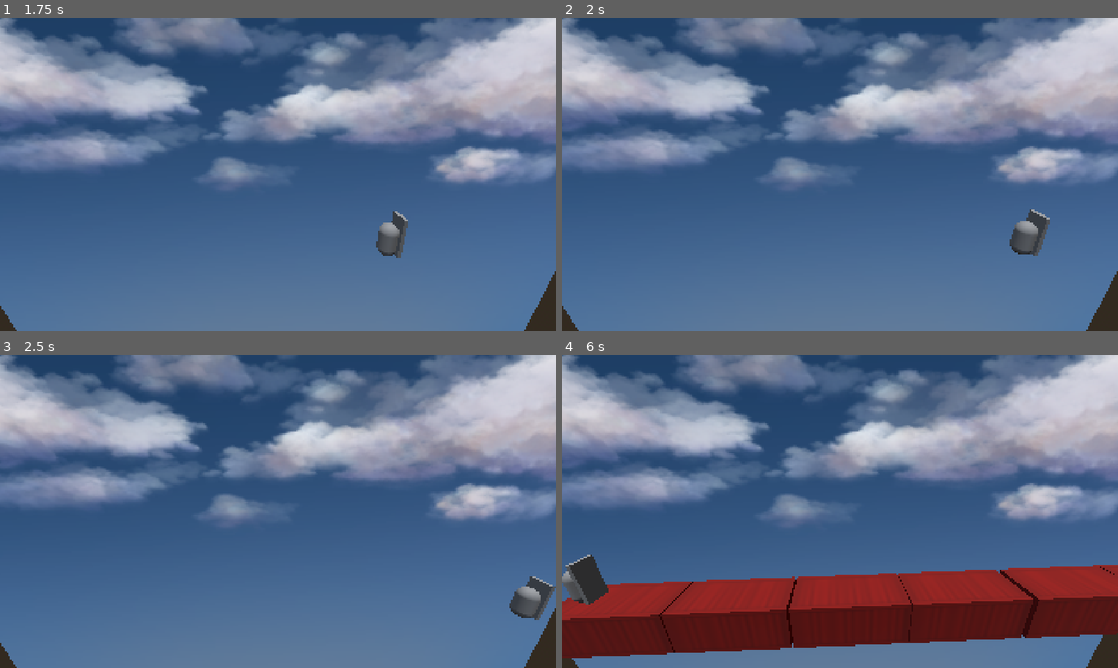
Above: before the commit, frames 1-4 (two rows, left to right).
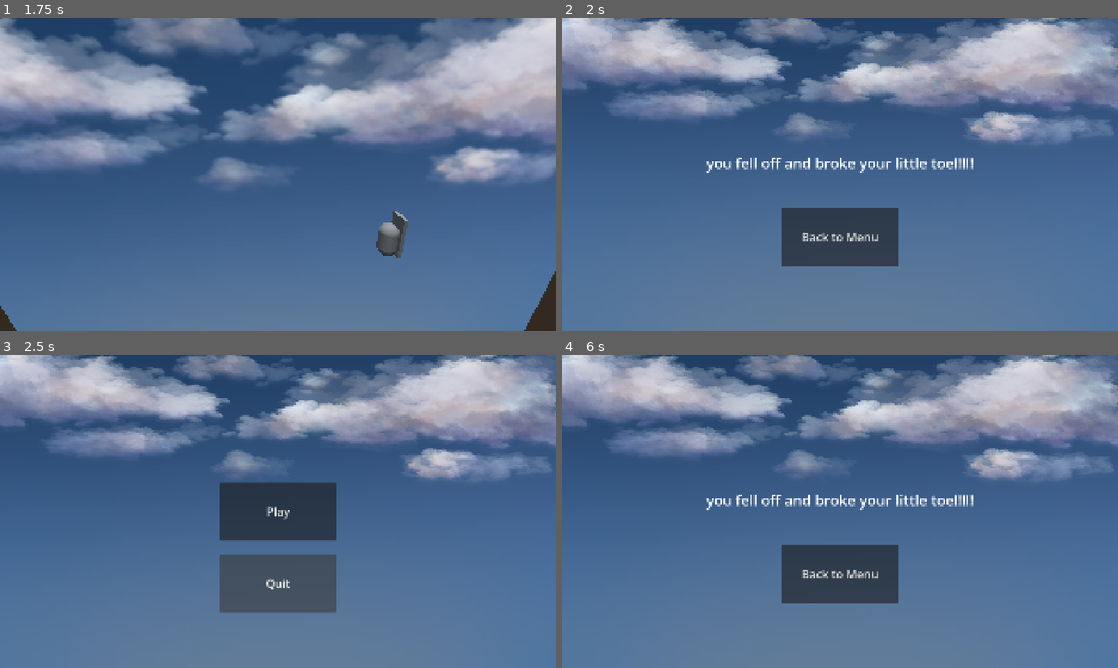
Above: after the commit, the same moments.

Repository: Derpest2Dude/AGL-Mini-Game-Jam-Team-2
Game: Godot game, scene res://Scenes/Levels/main_menu.tscn
The game is run twice, just before and just after one commit, with the same random seed, the same clock (stepped at 60 frames per second) and the same inputs.
Inputs (mouse positions are in pixels of both pictures, inside the frame that each line leads up to):
- Up to frame 1 (1.75 s): click "Play" at 0.5 s; tap Enter at 1.25 s; hold D (move_right) from 1.28 s (still down); tap W (jump) at 1.52 s
- Up to frame 2 (2 s): keep holding D (move_right)
- Up to frame 3 (2.5 s): release D (move_right) at 2 s; click (278, 574) at 2 s, where only the run after the commit has a clickable "Back to Menu"
- Up to frame 4 (6 s): click (840, 511) at 2.75 s, where only the run after the commit has a clickable "Play"; hold A (move_left) 3.53-4.28 s; tap W (jump) at 3.77, 5.27 s; hold D (move_right) 4.28-5.78 s; hold A (move_left) from 5.78 s (still down)

Frame 1 is identical in both runs. In frame 2, 39% of the frame differs, in the area x 0-100%, y 0-100%; in frame 3, 41%; in frame 4, 59%.

Commit message:
Add signal to lose barrier

Diff:
--- a/Scenes/Test Scenes/jake_test_2.tscn
+++ b/Scenes/Test Scenes/jake_test_2.tscn
@@ -6,6 +6,7 @@
 [ext_resource type="PackedScene" uid="uid://ccufnjkna0vqw" path="res://Scenes/Levels/pause_menu.tscn" id="3_su1mf"]
 [ext_resource type="PackedScene" uid="uid://cl0upop2d21ju" path="res://Scenes/Prefabs/obstacle_2.tscn" id="4_t1adh"]
 [ext_resource type="Texture2D" uid="uid://crmwm6dmp6lf" path="res://Assets/Sprites/Background.png" id="5_t1adh"]
+[ext_resource type="Script" uid="uid://dy1e1jfnsb4t5" path="res://Scripts/lose_barrier.gd" id="7_edppp"]
 
 [sub_resource type="ProceduralSkyMaterial" id="ProceduralSkyMaterial_tjhd5"]
 
@@ -73,6 +74,8 @@
 [node name="PauseMenu" parent="." unique_id=1457369921 instance=ExtResource("3_su1mf")]
 
 [node name="LoseBarrier" type="Area3D" parent="." unique_id=1342699419]
+transform = Transform3D(1, 0, 0, 0, 1, 0, 0, 0, 1, 0, -4, 0)
+script = ExtResource("7_edppp")
 
 [node name="CollisionPolygon3D" type="CollisionShape3D" parent="LoseBarrier" unique_id=454459548]
 transform = Transform3D(1, 0, 0, 0, 1, 0, 0, 0, 1, -8, 5, 0)
@@ -92,3 +95,5 @@
 transform = Transform3D(1, 0, 0, 0, 1, 0, 0, 0, 1, 0, 10, 0)
 shape = SubResource("BoxShape3D_me57e")
 debug_color = Color(0.9882353, 0, 0.31764707, 1)
+
+[connection signal="body_entered" from="LoseBarrier" to="LoseBarrier" method="_on_body_entered"]
--- /dev/null
+++ b/Scripts/lose_barrier.gd
@@ -0,0 +1,9 @@
+extends Area3D
+
+
+
+
+
+func _on_body_entered(body: Node3D) -> void:
+	if body.scene_file_path == "res://Scenes/Test Scenes/test_player.tscn":
+		get_tree().change_scene_to_file("res://Scenes/Levels/lose_screen.tscn")
Not shown, added: Scripts/lose_barrier.gd.uid
